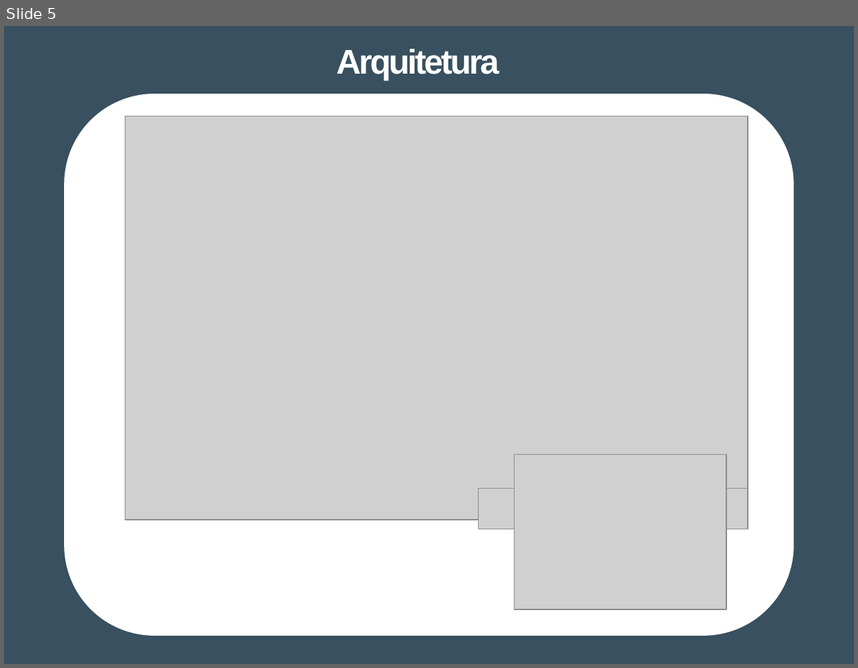
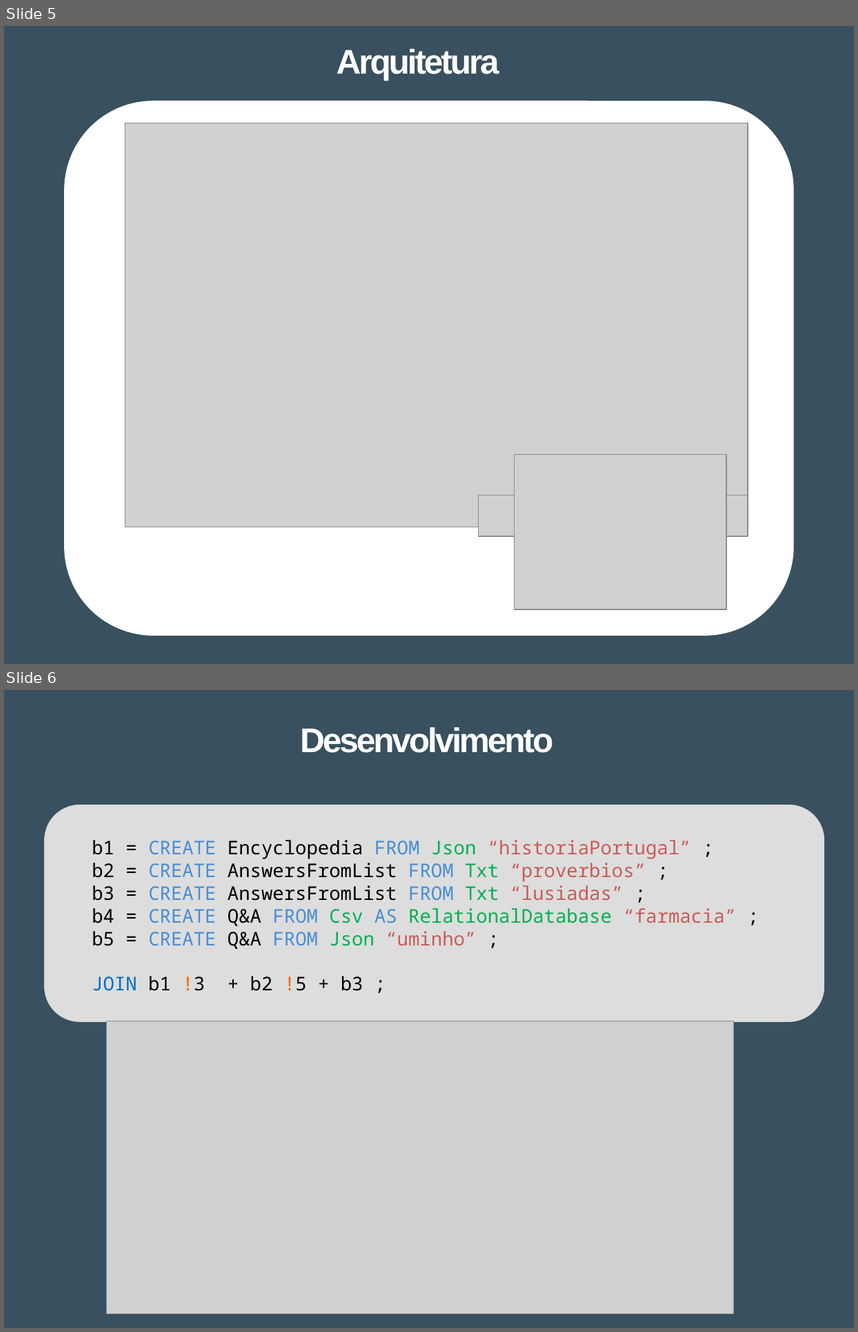
Before and after one commit to Tibblue/PLC, a slide deck: LEI/apresentações/apresLEI_raul.pptx. Shown one above the other, each under a label of ours: slide 5 before the commit, slides 5 and 6 after it. The pictures are 858x668 and 858x1332 pixels, drawn with LibreOffice and Linux fonts; fonts in the diff are those of the drawing; grey boxes stand for pictures. Boxes give left, top, right and bottom in pixels: in the first picture for what was removed or moved away, otherwise in the second. Text is boxed around its words. In the diff, an @@ line names an element or a change of style, - is before the commit and + after.

```diff
--- a/LEI/apresentações/apresLEI_raul.pptx
+++ b/LEI/apresentações/apresLEI_raul.pptx
@@ slide 6 added at (x1=4, y1=690, x2=854, y2=1328), background #FFFFFF @@
@@ freeform shape added at (x1=4, y1=690, x2=854, y2=1328), fill #38505F @@
@@ title added at (x1=300, y1=727, x2=553, y2=753), 29 pt, text #FFFFFF, bold @@
+Desenvolvimento
@@ rounded rectangle added at (x1=43, y1=803, x2=826, y2=1023), fill #DDDDDD, outline #38505F 2 pt @@
@@ text added at (x1=92, y1=840, x2=737, y2=991), 16 pt, text #000000 @@
+b1 = CREATE Encyclopedia FROM Json “historiaPortugal” ;
+b2 = CREATE AnswersFromList FROM Txt “proverbios” ;
+b3 = CREATE AnswersFromList FROM Txt “lusiadas” ;
+b4 = CREATE Q&A FROM Csv AS RelationalDatabase “farmacia” ;
+b5 = CREATE Q&A FROM Json “uminho” ;
+JOIN b1 !3 + b2 !5 + b3 ;
@@ picture added at (x1=106, y1=1021, x2=733, y2=1313) @@
@@ slide 5 changed as well @@
@@ rounded rectangle resized from (x1=64, y1=94, x2=794, y2=635) to (x1=64, y1=101, x2=794, y2=635) @@
@@ picture moved from (x1=125, y1=116, x2=748, y2=519) to (x1=125, y1=123, x2=748, y2=526) @@
@@ picture moved from (x1=478, y1=488, x2=748, y2=528) to (x1=478, y1=495, x2=748, y2=536) @@
```
Also in this commit, not shown: 5 other slides changed, 3 other slides added, 3 slides removed.
